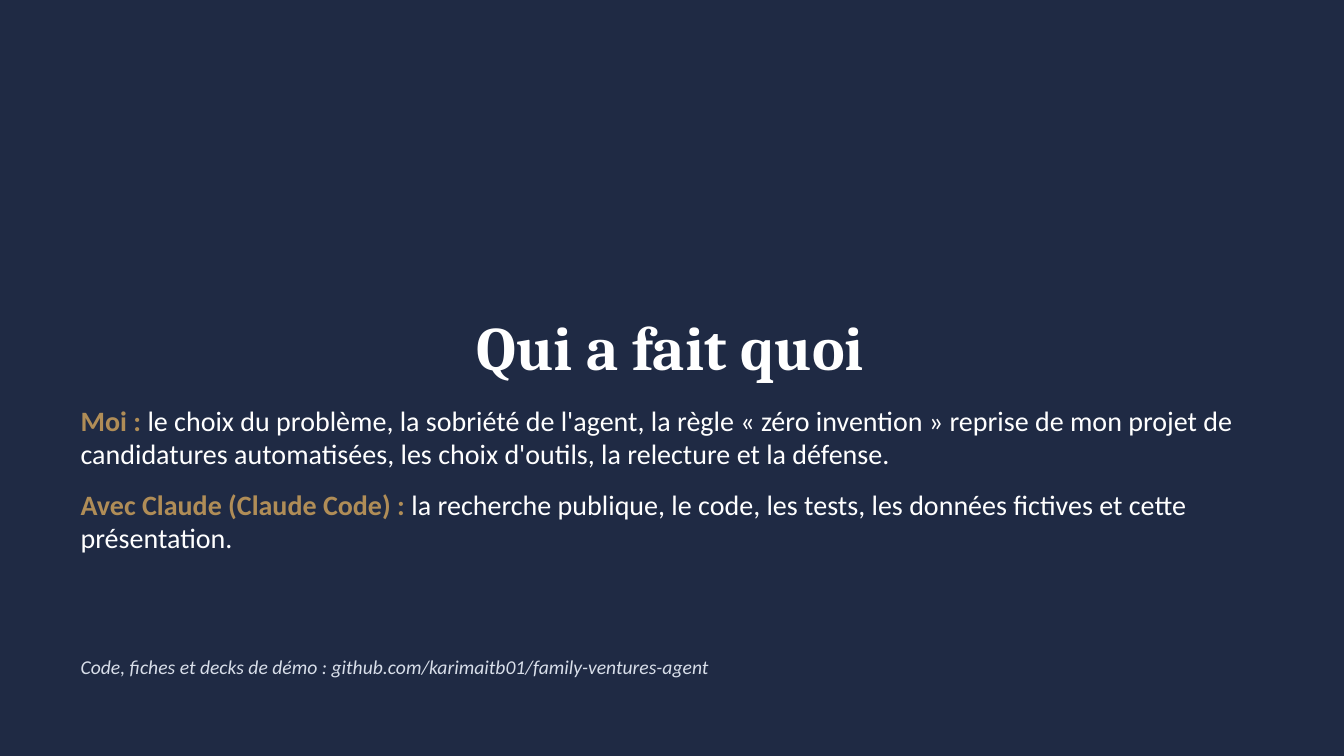
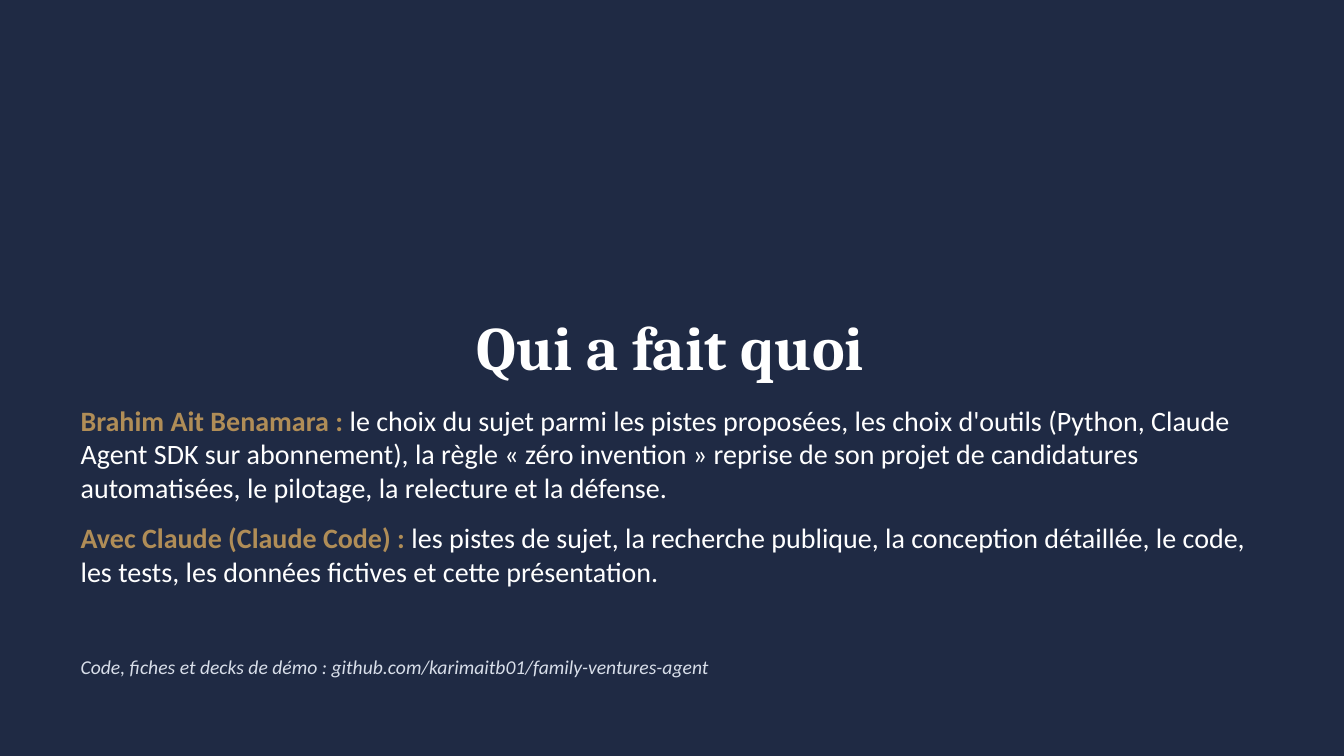
Before and after one commit to karimaitb01/family-ventures-agent, a slide deck: slide 11 of presentation/Family_Ventures_agent_de_tri.pptx. Drawn at 1344x756 pixels with LibreOffice and Linux fonts; fonts in the diff are those of the drawing. Boxes give left, top, right and bottom in pixels: in the first picture for what was removed or moved away, otherwise in the second. Text is boxed around its words. In the diff, an @@ line names an element or a change of style, - is before the commit and + after.

```diff
--- a/presentation/Family_Ventures_agent_de_tri.pptx
+++ b/presentation/Family_Ventures_agent_de_tri.pptx
@@ text at [81, 411, 1245, 587]: text changed @@
-Moi : le choix du problème, la sobriété de l'agent, la règle « zéro invention » reprise de mon projet de candidatures automatisées, les choix d'outils, la relecture et la défense.
-Avec Claude (Claude Code) : la recherche publique, le code, les tests, les données fictives et cette présentation.
+Brahim Ait Benamara : le choix du sujet parmi les pistes proposées, les choix d'outils (Python, Claude Agent SDK sur abonnement), la règle « zéro invention » reprise de son projet de candidatures automatisées, le pilotage, la relecture et la défense.
+Avec Claude (Claude Code) : les pistes de sujet, la recherche publique, la conception détaillée, le code, les tests, les données fictives et cette présentation.
```
Also in this commit, not shown: 1 other slide changed, 3 other files.
